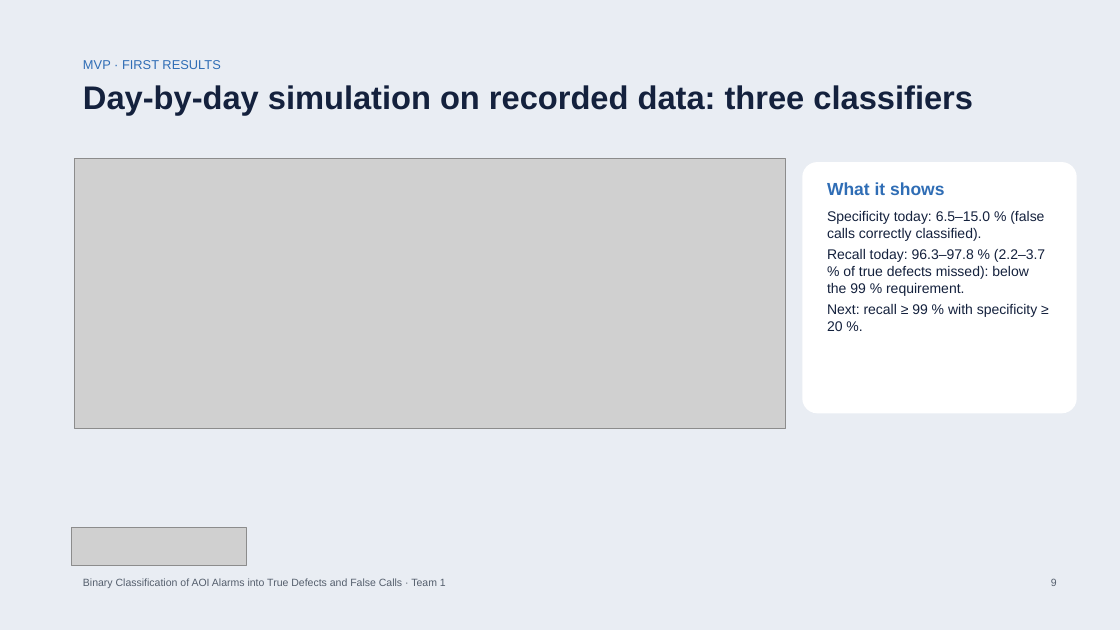
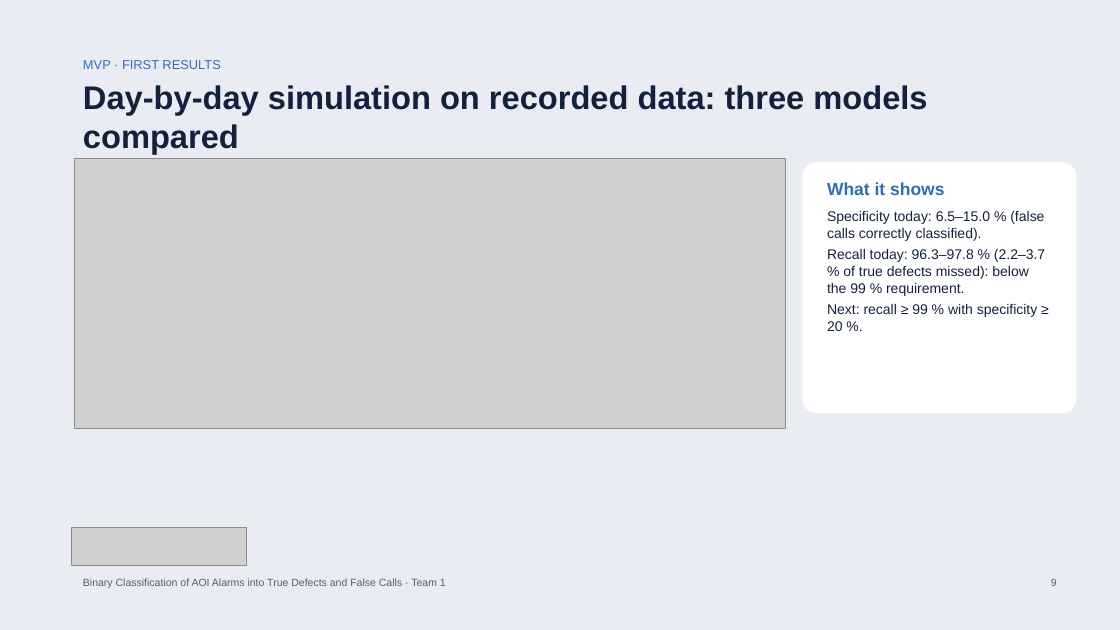
Before and after one commit to bodhi584/aoi-decision-gate, a slide deck: slide 9 of docs/slides_revised_topic.pptx. Drawn at 1120x630 pixels with LibreOffice and Linux fonts; fonts in the diff are those of the drawing; grey boxes stand for pictures. Boxes give left, top, right and bottom in pixels: in the first picture for what was removed or moved away, otherwise in the second. Text is boxed around its words. In the diff, an @@ line names an element or a change of style, - is before the commit and + after.

Commit message:
Data source on the introduction slide; three classification models for one binary task

```diff
--- a/docs/slides_revised_topic.pptx
+++ b/docs/slides_revised_topic.pptx
@@ text at (x1=83, y1=85, x2=927, y2=154): text changed @@
-Day-by-day simulation on recorded data: three classifiers
+Day-by-day simulation on recorded data: three models compared
```
Also in this commit, not shown: 5 other slides changed, 3 other files.
